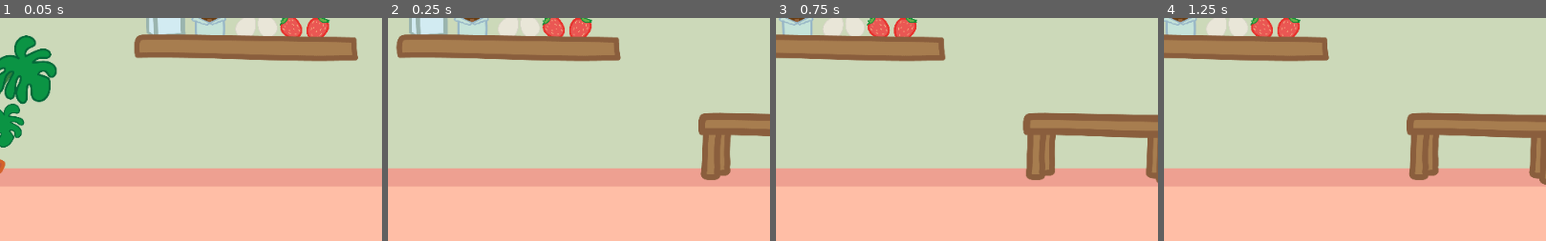
Above: before the commit, frames 1-4 (left to right).
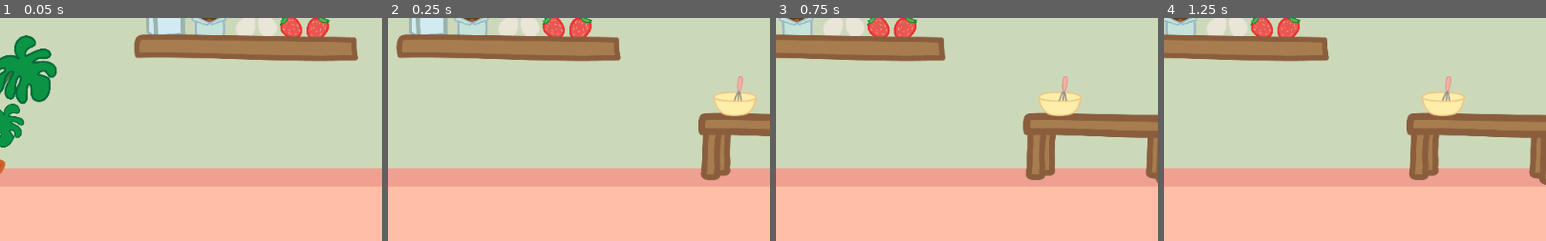
Above: after the commit, the same moments.

Repository: wlaj/allie-the-ellie-mobile-app
Game: Godot game, scene res://scenes/small/House-lvl.tscn
Two runs of this game, one before a commit and one after it. Both use one fixed random seed, a clock stepped at 60 frames per second and the inputs below. This scene is started directly instead of the project's main scene.
Inputs (mouse positions are % of the whole screen's width and height, from its top left):
- Up to frame 1 (0.05 s): no input
- Up to frame 2 (0.25 s): no input
- Up to frame 3 (0.75 s): click (89, 53) at 0.52 s
- Up to frame 4 (1.25 s): no input
The pictures show only the part of the screen within x 50-100%, y 35-85%; the shares and areas given below are measured in that part.

Frame 1 is identical in both runs. In frame 2, 1.1% of the frame differs, in the area x 85-97%, y 26-45%; in frame 3, 1.1%, in the area x 68-80%, y 26-45%; in frame 4, 1.1%.

Commit message:
v1.6.9 - Interaction updates

Diff:
--- a/Platform/scenes/large/Winter-lvl.tscn
+++ b/Platform/scenes/large/Winter-lvl.tscn
@@ -27,6 +27,10 @@
 [ext_resource path="res://assets/props/nature/winter/ton.png" type="Texture" id=25]
 [ext_resource path="res://assets/props/nature/winter/christmas_bells.png" type="Texture" id=26]
 [ext_resource path="res://assets/props/nature/winter/water.png" type="Texture" id=27]
+[ext_resource path="res://assets/props/nature/winter/empty_boot.png" type="Texture" id=28]
+[ext_resource path="res://assets/props/nature/winter/stacked_presents_closed.png" type="Texture" id=29]
+[ext_resource path="res://assets/props/nature/winter/frog.png" type="Texture" id=30]
+[ext_resource path="res://assets/props/nature/winter/iglo_show.png" type="Texture" id=31]
 
 [sub_resource type="RectangleShape2D" id=1]
 extents = Vector2( 24.7247, 26.0972 )
@@ -212,24 +216,21 @@
 shape = SubResource( 2 )
 disabled = true
 
-[node name="boot_with_worm" type="StaticBody2D" parent="Props"]
-position = Vector2( 2256.89, 677.028 )
-z_index = 2
-collision_layer = 8
-__meta__ = {
-"_edit_group_": true
-}
-
-[node name="Sprite" type="Sprite" parent="Props/boot_with_worm"]
-position = Vector2( 43.0533, -137.769 )
-rotation = -0.000366926
-scale = Vector2( 0.174519, 0.177885 )
-texture = ExtResource( 13 )
-
-[node name="CollisionShape2D" type="CollisionShape2D" parent="Props/boot_with_worm"]
-position = Vector2( 33.015, -132.174 )
-shape = SubResource( 2 )
-disabled = true
+[node name="boot_with_worm" type="Control" parent="Props"]
+margin_left = 2131.03
+margin_top = 128.289
+margin_right = 2131.03
+margin_bottom = 128.289
+__meta__ = {
+"_edit_group_": true,
+"_edit_use_anchors_": false
+}
+
+[node name="TextureButton" type="TextureButton" parent="Props/boot_with_worm"]
+margin_right = 40.0
+margin_bottom = 40.0
+texture_normal = ExtResource( 28 )
+texture_pressed = ExtResource( 13 )
 
 [node name="mouse_with_cheese" type="StaticBody2D" parent="Props"]
 position = Vector2( 3150.54, 742.435 )
@@ -288,62 +289,57 @@
 shape = SubResource( 2 )
 disabled = true
 
-[node name="iglo" type="StaticBody2D" parent="Props"]
-position = Vector2( 5141.22, 691.677 )
-z_index = 2
-collision_layer = 8
-__meta__ = {
-"_edit_group_": true
-}
-
-[node name="Sprite" type="Sprite" parent="Props/iglo"]
-position = Vector2( 227.946, -202.842 )
-rotation = -0.000366926
-scale = Vector2( 0.434879, 0.443267 )
-texture = ExtResource( 24 )
-
-[node name="CollisionShape2D" type="CollisionShape2D" parent="Props/iglo"]
-position = Vector2( 33.015, -132.174 )
-shape = SubResource( 2 )
-disabled = true
-
-[node name="presents_in_snow" type="StaticBody2D" parent="Props"]
-position = Vector2( 3637.69, 628.474 )
-z_index = 2
-collision_layer = 8
-__meta__ = {
-"_edit_group_": true
-}
-
-[node name="Sprite" type="Sprite" parent="Props/presents_in_snow"]
-position = Vector2( 51.1507, -152.649 )
-rotation = -0.000366926
-scale = Vector2( 0.388683, 0.396181 )
-texture = ExtResource( 19 )
-
-[node name="CollisionShape2D" type="CollisionShape2D" parent="Props/presents_in_snow"]
-position = Vector2( 33.015, -132.174 )
-shape = SubResource( 2 )
-disabled = true
-
-[node name="ton" type="StaticBody2D" parent="Props"]
-position = Vector2( 6812.92, 549.43 )
-z_index = 2
-collision_layer = 8
-__meta__ = {
-"_edit_group_": true
-}
-
-[node name="Sprite" type="Sprite" parent="Props/ton"]
-position = Vector2( -8.56186, -66.9641 )
-rotation = -0.000366926
-scale = Vector2( 0.198112, 0.201934 )
-texture = ExtResource( 25 )
-
-[node name="CollisionShape2D" type="CollisionShape2D" parent="Props/ton"]
-position = Vector2( 33.015, -132.174 )
-shape = SubResource( 2 )
-disabled = true
+[node name="iglo" type="Control" parent="Props"]
+margin_left = 5023.32
+margin_top = 234.932
+margin_right = 5023.32
+margin_bottom = 234.932
+rect_scale = Vector2( 0.559995, 0.559995 )
+__meta__ = {
+"_edit_group_": true,
+"_edit_use_anchors_": false
+}
+
+[node name="TextureButton" type="TextureButton" parent="Props/iglo"]
+margin_right = 40.0
+margin_bottom = 40.0
+texture_normal = ExtResource( 24 )
+texture_pressed = ExtResource( 31 )
+
+[node name="presents_in_snow" type="Control" parent="Props"]
+margin_left = 3720.73
+margin_top = 264.3
+margin_right = 3720.73
+margin_bottom = 264.3
+rect_scale = Vector2( 0.24001, 0.24001 )
+__meta__ = {
+"_edit_group_": true,
+"_edit_use_anchors_": false
+}
+
+[node name="TextureButton" type="TextureButton" parent="Props/presents_in_snow"]
+margin_right = 40.0
+margin_bottom = 40.0
+texture_normal = ExtResource( 29 )
+texture_pressed = ExtResource( 19 )
+
+[node name="ton" type="Control" parent="Props"]
+margin_left = 6741.06
+margin_top = 377.573
+margin_right = 6741.06
+margin_bottom = 377.573
+rect_scale = Vector2( 0.16, 0.16 )
+__meta__ = {
+"_edit_group_": true,
+"_edit_use_anchors_": false
+}
+
+[node name="TextureButton" type="TextureButton" parent="Props/ton"]
+margin_right = 40.0
+margin_bottom = 40.0
+toggle_mode = true
+texture_normal = ExtResource( 25 )
+texture_pressed = ExtResource( 30 )
 
 [node name="ice" type="StaticBody2D" parent="Props"]
 position = Vector2( 6072.94, 829.561 )
@@ -383,43 +379,22 @@
 shape = SubResource( 2 )
 disabled = true
 
-[node name="teapot" type="StaticBody2D" parent="Props"]
-position = Vector2( 4945.47, 628.474 )
-z_index = 2
-collision_layer = 8
-__meta__ = {
-"_edit_group_": true
-}
-
-[node name="Sprite" type="Sprite" parent="Props/teapot"]
-position = Vector2( 28.6485, -134.027 )
-rotation = -0.000366926
-scale = Vector2( 0.212512, 0.216611 )
-texture = ExtResource( 23 )
-
-[node name="CollisionShape2D" type="CollisionShape2D" parent="Props/teapot"]
-position = Vector2( 33.015, -132.174 )
-shape = SubResource( 2 )
-disabled = true
-
-[node name="snowballs" type="StaticBody2D" parent="Props"]
-position = Vector2( 4941.47, 608.474 )
-z_index = 2
-collision_layer = 8
-__meta__ = {
-"_edit_group_": true
-}
-
-[node name="Sprite" type="Sprite" parent="Props/snowballs"]
-position = Vector2( 62.1814, -88.7035 )
-rotation = -0.000366926
-scale = Vector2( 0.612634, 0.624451 )
-texture = ExtResource( 22 )
-
-[node name="CollisionShape2D" type="CollisionShape2D" parent="Props/snowballs"]
-position = Vector2( 33.015, -132.174 )
-shape = SubResource( 2 )
-disabled = true
+[node name="teapot" type="Control" parent="Props"]
+margin_left = 4847.28
+margin_top = 411.433
+margin_right = 4847.28
+margin_bottom = 411.433
+rect_scale = Vector2( 0.2, 0.2 )
+__meta__ = {
+"_edit_group_": true,
+"_edit_use_anchors_": false
+}
+
+[node name="TextureButton" type="TextureButton" parent="Props/teapot"]
+margin_right = 40.0
+margin_bottom = 40.0
+texture_normal = ExtResource( 23 )
+texture_pressed = ExtResource( 22 )
 
 [node name="tree" type="StaticBody2D" parent="Props"]
 position = Vector2( 1071.53, 353.324 )
--- a/Platform/scenes/small/House-fall.tscn
+++ b/Platform/scenes/small/House-fall.tscn
@@ -6,23 +6,21 @@
 [ext_resource path="res://assets/props/house/house-drawer.png" type="Texture" id=4]
 [ext_resource path="res://assets/props/house/winter/bed_with_curtains_closed.png" type="Texture" id=5]
 [ext_resource path="res://assets/backgrounds/christmashouse.png" type="Texture" id=6]
+[ext_resource path="res://assets/props/house/house-window.png" type="Texture" id=7]
 
 [sub_resource type="RectangleShape2D" id=1]
 extents = Vector2( 328.607, 156.608 )
 
 [sub_resource type="RectangleShape2D" id=2]
-extents = Vector2( 609.837, 522.331 )
+extents = Vector2( 47.2529, 146.025 )
 
 [sub_resource type="RectangleShape2D" id=3]
-extents = Vector2( 47.2529, 146.025 )
+extents = Vector2( 1155.34, 202.284 )
 
 [sub_resource type="RectangleShape2D" id=4]
-extents = Vector2( 1155.34, 202.284 )
+extents = Vector2( 10, 145.014 )
 
 [sub_resource type="RectangleShape2D" id=5]
-extents = Vector2( 10, 145.014 )
-
-[sub_resource type="RectangleShape2D" id=6]
 
 [node name="Winter level" type="Node2D"]
 
@@ -49,22 +47,26 @@
 position = Vector2( -16.7459, 75.9945 )
 shape = SubResource( 1 )
 
-[node name="Window" type="StaticBody2D" parent="Props"]
-position = Vector2( -342.023, 291.701 )
-scale = Vector2( 0.2, 0.2 )
+[node name="Window" type="Control" parent="Props"]
+margin_left = -444.063
+margin_top = 164.049
+margin_right = -444.063
+margin_bottom = 164.049
+rect_scale = Vector2( 0.440001, 0.440001 )
 __meta__ = {
-"_edit_group_": true
+"_edit_group_": true,
+"_edit_use_anchors_": false
 }
 
-[node name="Sprite" type="Sprite" parent="Props/Window"]
-position = Vector2( -15.001, 30.6312 )
-scale = Vector2( 1.8131, 1.8131 )
-texture = ExtResource( 5 )
-
-[node name="CollisionShape2D" type="CollisionShape2D" parent="Props/Window"]
-position = Vector2( -7.5, 27.5 )
-shape = SubResource( 2 )
-disabled = true
+[node name="TextureButton" type="TextureButton" parent="Props/Window"]
+margin_right = 40.0
+margin_bottom = 40.0
+toggle_mode = true
+texture_normal = ExtResource( 5 )
+texture_pressed = ExtResource( 7 )
+__meta__ = {
+"_edit_use_anchors_": false
+}
 
 [node name="Drawer" type="StaticBody2D" parent="Props"]
 position = Vector2( -790.991, 474.668 )
--- a/Platform/scenes/small/House-lvl.tscn
+++ b/Platform/scenes/small/House-lvl.tscn
@@ -11,6 +11,8 @@
 [ext_resource path="res://assets/props/nature/chocola.png" type="Texture" id=9]
 [ext_resource path="res://assets/props/nature/ei.png" type="Texture" id=10]
 [ext_resource path="res://assets/props/nature/strawberries.png" type="Texture" id=11]
+[ext_resource path="res://assets/props/house/bowl 3.png" type="Texture" id=12]
+[ext_resource path="res://assets/props/house/Bowlmetstof.png" type="Texture" id=13]
 
 [sub_resource type="RectangleShape2D" id=1]
 extents = Vector2( 274.762, 35.5718 )
@@ -114,6 +116,23 @@
 [node name="CollisionShape2D" type="CollisionShape2D" parent="Props/milk"]
 position = Vector2( -311.581, 95.3471 )
 shape = SubResource( 4 )
+
+[node name="powder" type="Control" parent="Props"]
+margin_left = -230.743
+margin_top = 387.541
+margin_right = -230.743
+margin_bottom = 387.541
+rect_scale = Vector2( 0.560001, 0.560001 )
+__meta__ = {
+"_edit_group_": true,
+"_edit_use_anchors_": false
+}
+
+[node name="TextureButton" type="TextureButton" parent="Props/powder"]
+margin_right = 40.0
+margin_bottom = 40.0
+texture_normal = ExtResource( 12 )
+texture_pressed = ExtResource( 13 )
 
 [node name="chocolate" type="StaticBody2D" parent="Props"]
 position = Vector2( -396.404, 265.613 )
Binary file added: Platform/assets/props/house/Bowlmetstof.png
Not shown, added: Platform/assets/props/house/Bowlmetstof.png.import
Binary file added: Platform/assets/props/house/Bowlmetstof1.png
Not shown, added: Platform/assets/props/house/Bowlmetstof1.png.import
Binary file added: Platform/assets/props/house/bowl 3.png
Not shown, added: Platform/assets/props/house/bowl 3.png.import
Not shown: 1 places in Platform/scenes/large/Winter-lvl.tscn that only renumber resources
Not shown: 4 places in Platform/scenes/small/House-fall.tscn that only renumber resources
Not shown: 1 places in Platform/scenes/small/House-lvl.tscn that only renumber resources
Not shown, added: Platform/assets/props/nature/winter/empty_boot.png - Snelkoppeling.lnk
